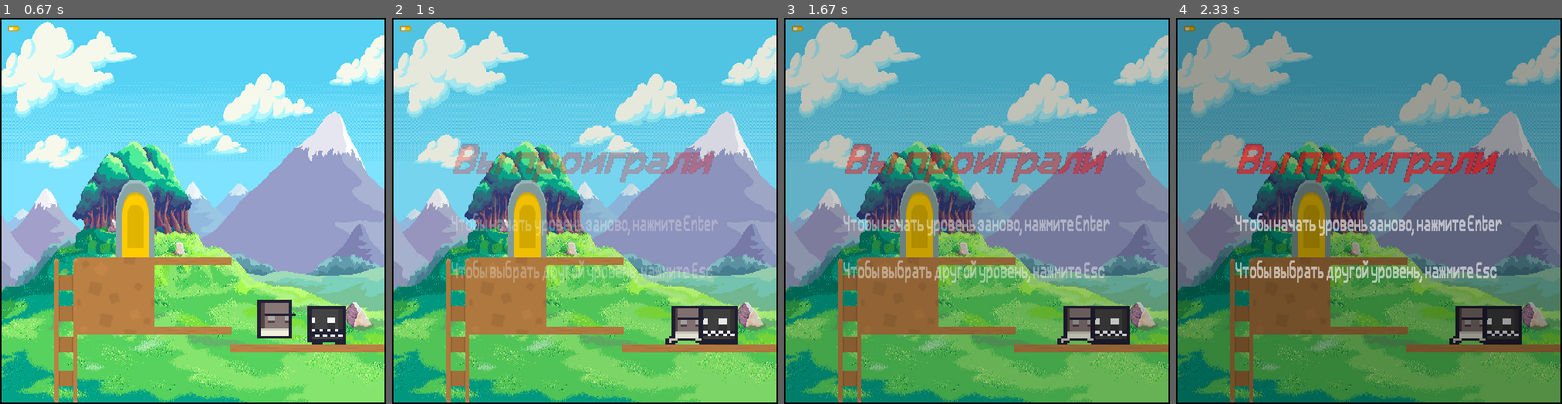
Above: before the commit, frames 1-4 (left to right).
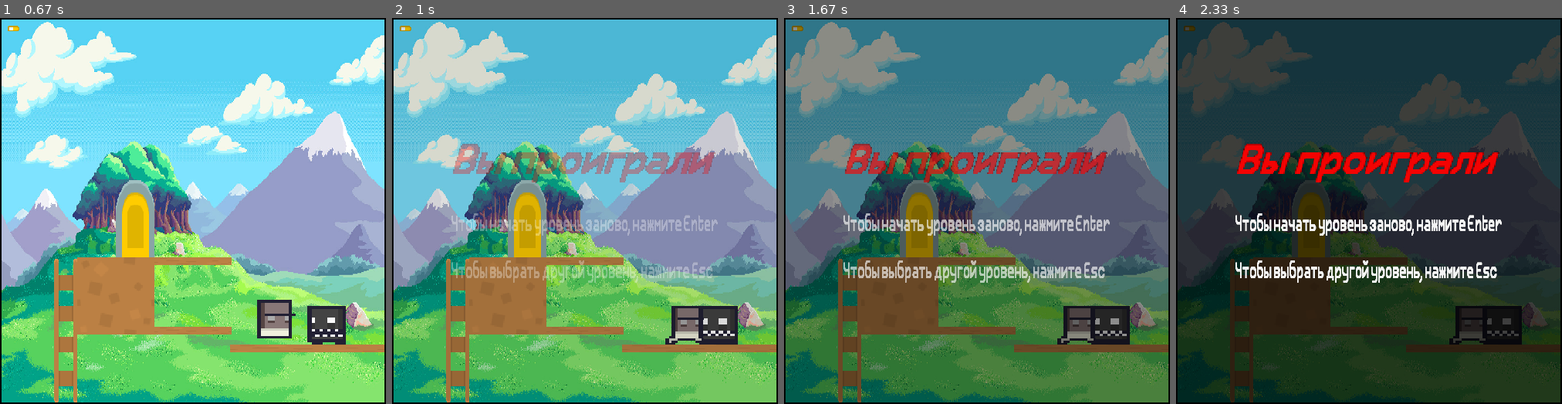
Above: after the commit, the same moments.

Repository: IgorKuptsov/PyGame-Project
Game: pygame game, started from main.py
Same seed, same stepped clock (60 frames per second), same inputs: the game is played once before the commit and once after it.
Inputs:
- Up to frame 1 (0.67 s): hold Right from 0.33 s (still down)
- Up to frame 2 (1 s): release Right at 0.8 s; hold Up from 0.83 s (still down)
- Up to frame 3 (1.67 s): release Up at 1.13 s
- Up to frame 4 (2.33 s): no input

Frame 1 is identical in both runs. In frame 2, 1.6% of the frame differs, in the area x 15-84%, y 32-43%; in frame 3, 96%; in frame 4, 97%, in the area x 0-100%, y 0-100%.

Commit message:
Черновой вариант звуков

Diff:
--- a/main.py
+++ b/main.py
@@ -10,6 +10,7 @@
 BULLET_SIZE = 15, 7
 WIN_SIZE = pg.Rect(0, 0, 500, 500)
 thickness = 2
+WEAPONS_SIZES = {'gun': (50, 10)}
 
 
 def window_init():
@@ -64,6 +65,13 @@
 
 
 ###############################
+def bg_music(name='Fantasy_Game_Background.mp3'):
+    fullname = os.path.join('data', name)
+    pg.mixer.music.load(fullname)
+    pg.mixer.music.set_volume(0.7)
+    pg.mixer.music.play(-1, fade_ms=5000)
+
+
 class Game:
     BG_COLOR = pg.Color('blue')
 
@@ -133,6 +141,8 @@
         self.death_image.blit(load_image('dead_text.png', -1, 350, 100), (0, 100))
         self.death_image.blit(load_image('you_died.png', -1, 350, 75), (0, 0))
 
+        bg_music()
+
     def run(self):
         while self.is_running:
             self.events()
@@ -172,7 +182,7 @@
             self.screen.blit(self.death_image, (WIN_SIZE.width // 2 - self.death_image.get_width() // 2,
                                                 WIN_SIZE.height // 2 - self.death_image.get_height() // 2))
             if self.transparency <= 200:
-                self.transparency += 1
+                self.transparency += 2
         pg.display.update()
 
     def quit(self):
@@ -292,6 +302,14 @@
         self.count = 0
         self.falling_acceleration = 1
         self.is_alive = True
+        # sounds
+        self.cur_sound = None
+        self.running_sound = pg.mixer.Sound(os.path.join('data', 'footstep.ogg'))
+        self.running_sound.set_volume(0.5)
+        self.jump_sound = pg.mixer.Sound(os.path.join('data', 'jump.mp3'))
+        self.jump_sound.set_volume(1.5)
+        self.climbing_sound = pg.mixer.Sound(os.path.join('data', 'ladder_sound.mp3'))
+        # self.climbing_sound = pg.mixer.Sound(os.path.join('data', 'Fantasy_Game_Background.mp3'))
 
     def die(self):
         # return 1
@@ -359,10 +377,8 @@
             speed_x = self.speed
             state = 'run_right'
         elif left:
-            # TODO: state = run_left
             state = 'run_left'
         elif right:
-            # TODO: state = run_right
             state = 'run_right'
         self.rect.x += speed_x
         # y speed
@@ -379,6 +395,8 @@
             if space and not self.is_climbing[0]:
                 self.is_jumping = True
                 self.count = self.jumping_frames
+                self.jump_sound.play()
+                self.cur_sound = self.jump_sound
                 # state = 'jump'
                 state = f'jump_{self.watching_dir}'
         elif not self.is_climbing[0]:
@@ -399,7 +417,7 @@
                 speed_y = -self.speed
             elif up and abs(self.is_climbing[1].rect.y - (self.rect.y + PLAYER_SIZE)) < self.speed:
                 speed_y = self.is_climbing[1].rect.y - self.rect.y - PLAYER_SIZE
-            elif down:
+            elif down and self.rect.bottom != self.is_climbing[1].rect.bottom:
                 speed_y = self.speed
 
         self.rect.y += speed_y
@@ -416,6 +434,16 @@
         if self.counter % 5 == 0:
             super().update(state)
         self.counter += 1
+        if 'run' in state and self.counter % 5 == 0:
+            self.running_sound.play()
+        elif 'climb' in state and speed_y and self.cur_sound != self.climbing_sound:
+            # print(self.counter)
+            self.climbing_sound.play()
+            self.cur_sound = self.climbing_sound
+        elif 'climb' in state and not speed_y or('climb' not in state and self.cur_sound == self.climbing_sound):
+            # print('aaa')
+            self.climbing_sound.stop()
+            self.cur_sound = None
 
 
 class Platform(pg.sprite.Sprite):
@@ -562,5 +590,16 @@
         self.add(self.bullets)
 
 
+class Weapon(pg.sprite.Sprite):
+    all_sprites = None
+
+    def __init__(self, x, y, owner, *args, weapon_type='gun', **kwargs):
+        super().__init__()
+        self.image = load_image('gun.png', -1, w, h)
+        self.rect = self.image.get_rect().move(x, y)
+        self.add(self.all_sprites)
+        self.add(self.bullets)
+
+
 if __name__ == '__main__':
     Game().run()
Not shown, added: data/Fantasy_Game_Background.mp3
Not shown, added: data/footstep.ogg
Not shown, added: data/jump.mp3
Not shown, added: data/ladder_sound.mp3
